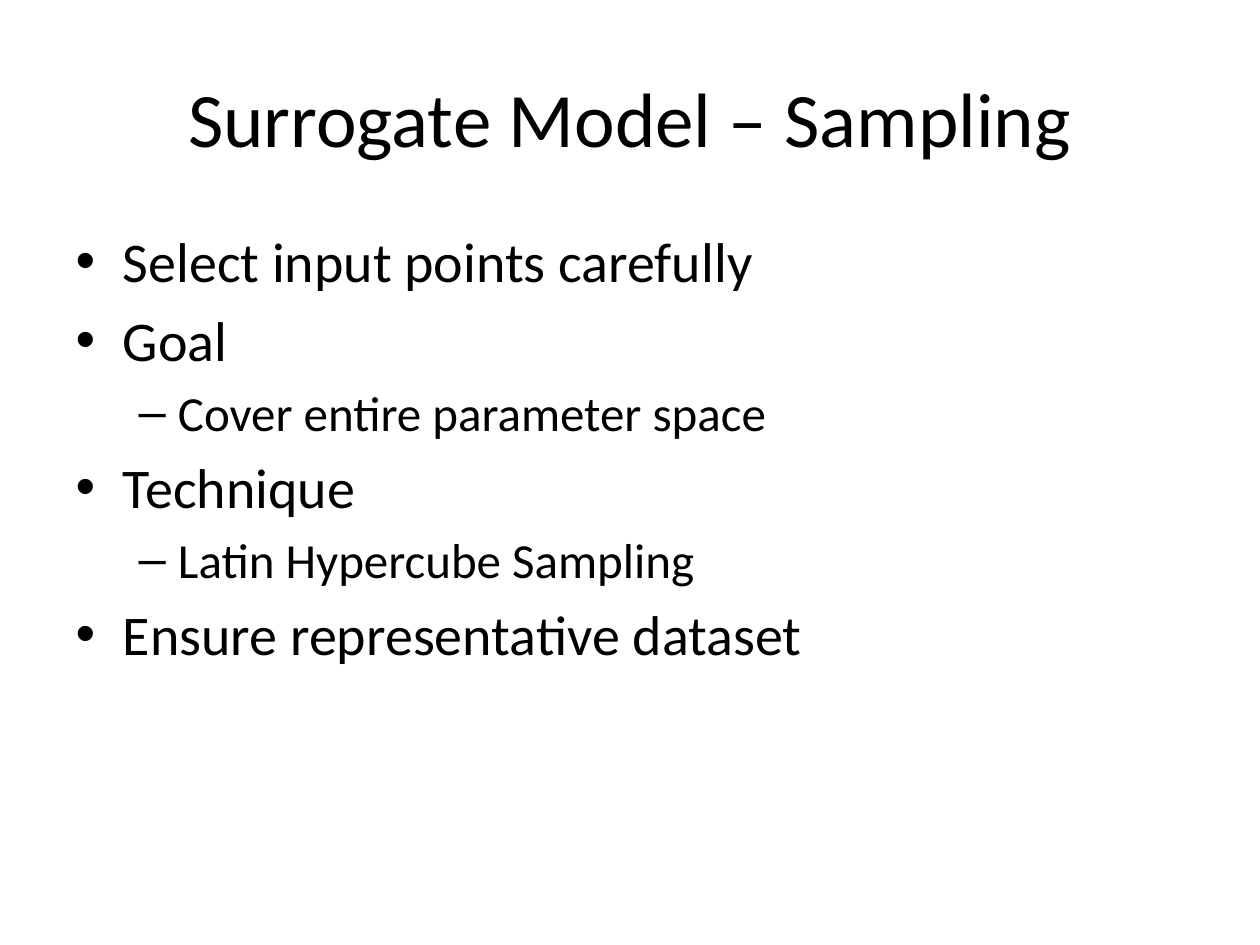
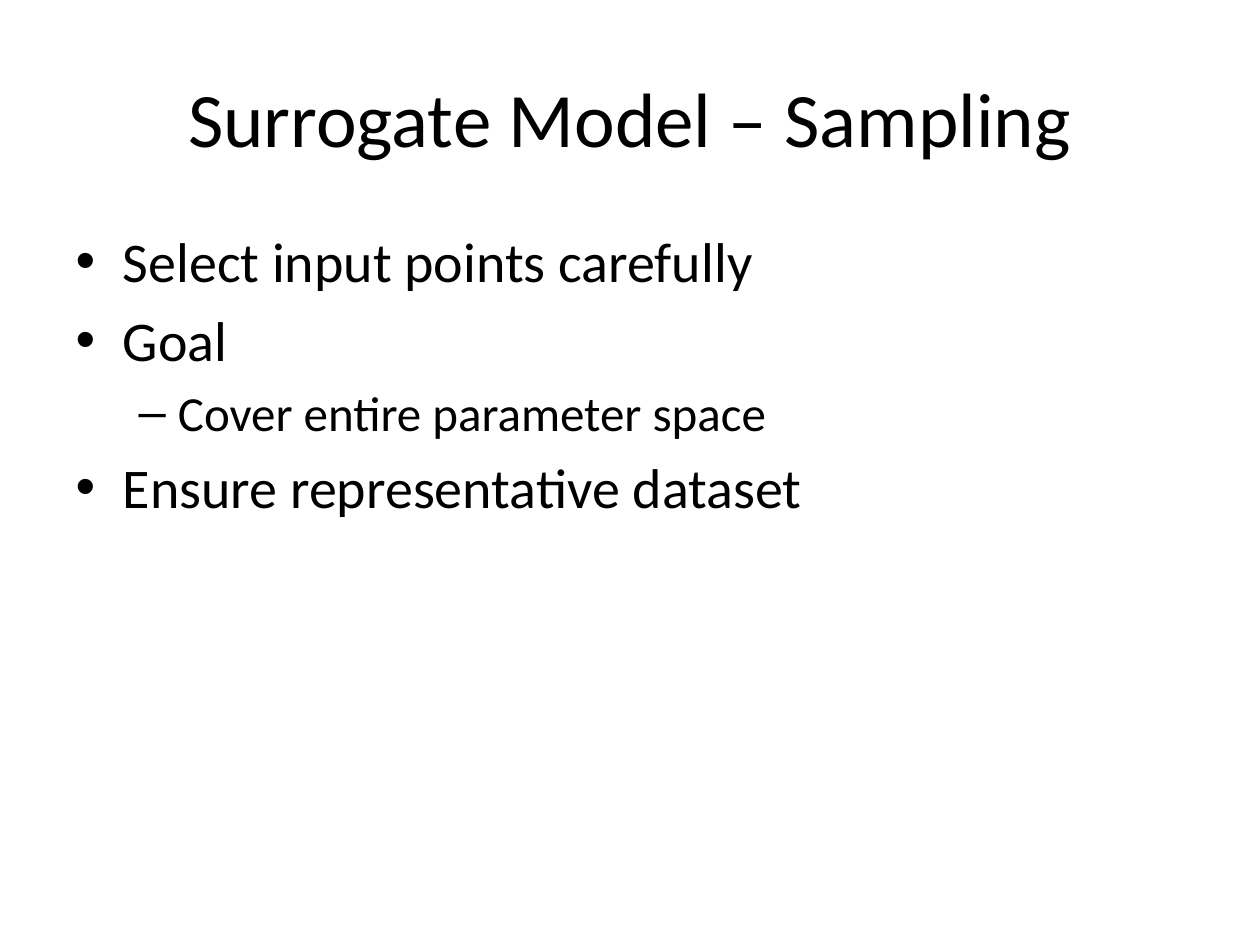
Before and after one commit to look4pritam/SurrogateModel, a slide deck: slide 13 of Presentations/SurrogateModel.pptx (slide 12 before the commit). Drawn at 1260x945 pixels with LibreOffice and Linux fonts; fonts in the diff are those of the drawing. Boxes give left, top, right and bottom in pixels: in the first picture for what was removed or moved away, otherwise in the second. Text is boxed around its words. In the diff, an @@ line names an element or a change of style, - is before the commit and + after.

```diff
--- a/Presentations/SurrogateModel.pptx
+++ b/Presentations/SurrogateModel.pptx
@@ text at (x1=123, y1=469, x2=694, y2=587): paragraphs removed @@
-• Technique
-  – Latin Hypercube Sampling
```
Also in this commit, not shown: 1 other slide changed, 1 slide added.
